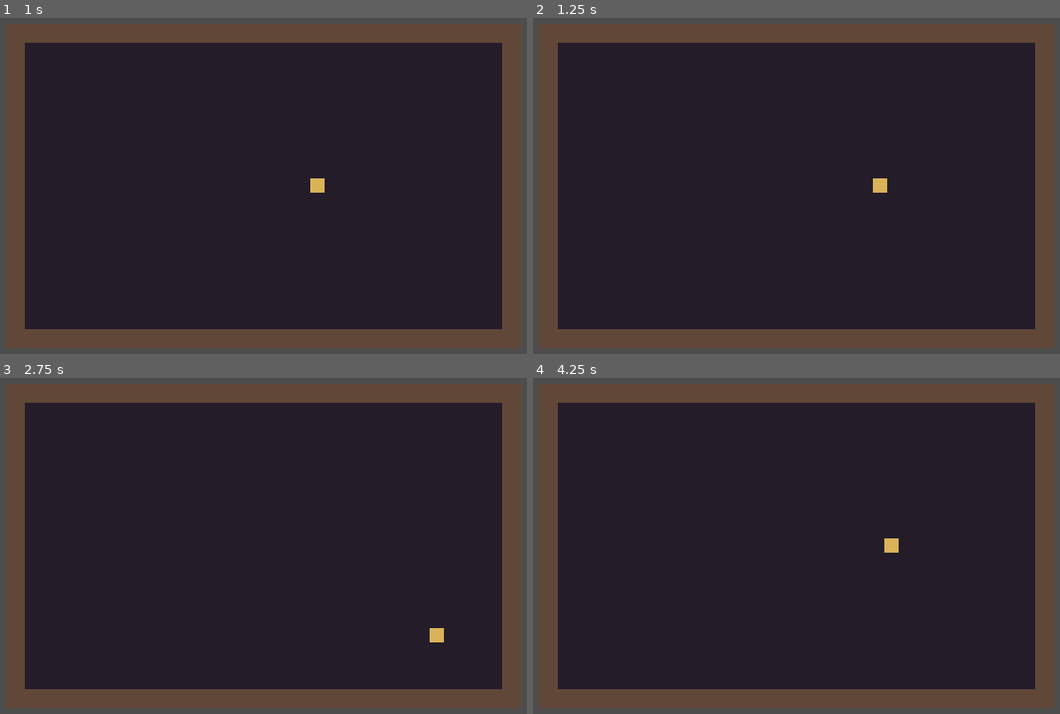
Above: before the commit, frames 1-4 (two rows, left to right).
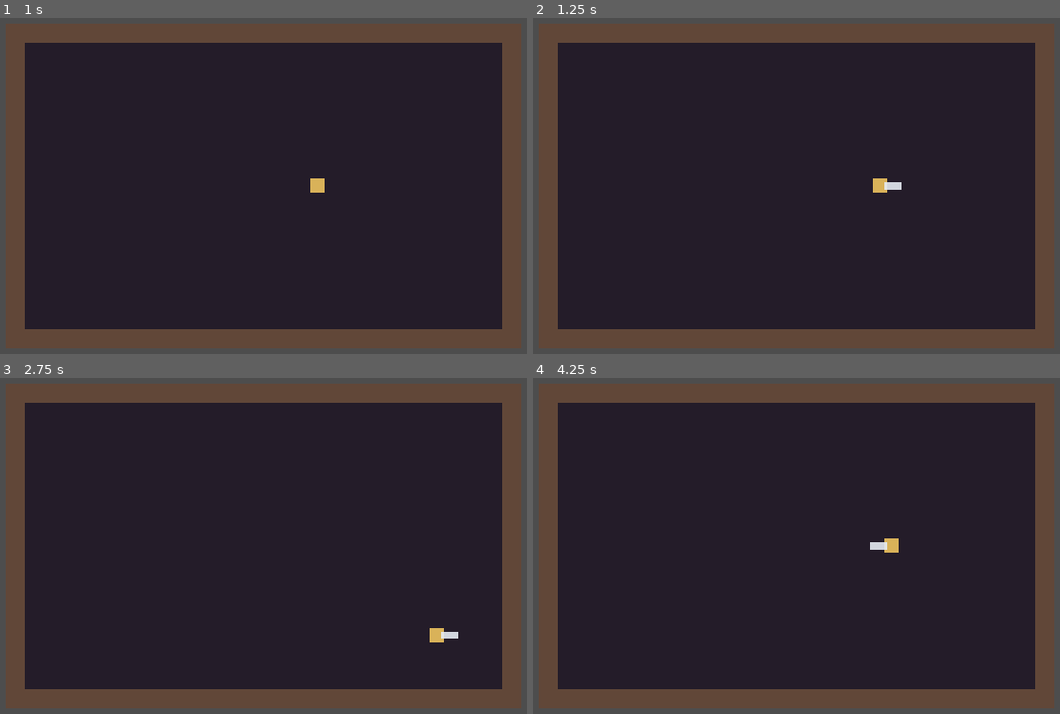
Above: after the commit, the same moments.

Repository: IAmdeGroot/software-factory
Game: Godot game, scene res://scenes/main.tscn
Two runs of this game, one before a commit and one after it. Both use one fixed random seed, a clock stepped at 60 frames per second and the inputs below.
Inputs:
- Up to frame 1 (1 s): tap Enter at 0.5 s; hold Right (ui_right) from 0.53 s (still down); hold J from 0.53 s (still down)
- Up to frame 2 (1.25 s): keep holding Right (ui_right); keep holding J
- Up to frame 3 (2.75 s): release Right (ui_right) at 1.28 s; release J at 1.28 s; hold Down (ui_down) 1.28-2.03 s; tap J at 1.35 s; hold Right (ui_right) from 2.03 s (still down); hold J from 2.03 s (still down)
- Up to frame 4 (4.25 s): release Right (ui_right) at 2.78 s; release J at 2.78 s; hold Up (ui_up) 2.78-3.53 s; tap J at 2.85 s; hold Left (ui_left) from 3.53 s (still down); hold J from 3.53 s (still down)

Frame 1 is identical in both runs. In frame 2, less than 0.1% of the frame differs, in the area x 66-70%, y 48-52%; in frame 3, less than 0.1%; in frame 4, less than 0.1%.

Commit message:
DUNGEON-004: add nail-like melee in the facing direction.
The player keeps a facing vector from movement. J swings a short Area2D
hitbox that way, then recovers so it cannot be a hold-to-spam beam.

Co-authored-by: IAmdeGroot <IAmdeGroot@users.noreply.github.com>

Diff:
--- a/examples/dark-dungeon/scenes/player.tscn
+++ b/examples/dark-dungeon/scenes/player.tscn
@@ -1,9 +1,12 @@
-[gd_scene load_steps=3 format=3 uid="uid://darkdungeonplayer002"]
+[gd_scene load_steps=4 format=3 uid="uid://darkdungeonplayer002"]
 
 [ext_resource type="Script" path="res://scripts/player.gd" id="1_player"]
 
 [sub_resource type="RectangleShape2D" id="RectangleShape2D_body"]
 size = Vector2(24, 24)
+
+[sub_resource type="RectangleShape2D" id="NailHit"]
+size = Vector2(28, 16)
 
 [node name="Player" type="CharacterBody2D"]
 script = ExtResource("1_player")
@@ -17,3 +20,19 @@
 
 [node name="CollisionShape2D" type="CollisionShape2D" parent="."]
 shape = SubResource("RectangleShape2D_body")
+
+[node name="Nail" type="Area2D" parent="."]
+monitoring = false
+monitorable = true
+
+[node name="Visible" type="ColorRect" parent="Nail"]
+visible = false
+offset_left = 8.0
+offset_top = -6.0
+offset_right = 36.0
+offset_bottom = 6.0
+color = Color(0.9, 0.92, 0.95, 0.9)
+
+[node name="CollisionShape2D" type="CollisionShape2D" parent="Nail"]
+position = Vector2(22, 0)
+shape = SubResource("NailHit")
--- a/examples/dark-dungeon/scripts/player.gd
+++ b/examples/dark-dungeon/scripts/player.gd
@@ -1,9 +1,24 @@
 extends CharacterBody2D
 
 const SPEED := 200.0
+const RECOVER := 0.28
+const NAIL_ACTIVE := 0.12
+
+var facing := Vector2.RIGHT
+var recover := 0.0
+var nail_active := 0.0
+
+@onready var nail: Area2D = $Nail
+@onready var nail_visible: ColorRect = $Nail/Visible
 
 
-func _physics_process(_delta: float) -> void:
+func _physics_process(delta: float) -> void:
+	recover = maxf(0.0, recover - delta)
+	if nail_active > 0.0:
+		nail_active = maxf(0.0, nail_active - delta)
+		if nail_active == 0.0:
+			_sheathe()
+
 	var direction := Input.get_vector("ui_left", "ui_right", "ui_up", "ui_down")
 	if Input.is_physical_key_pressed(KEY_A):
 		direction.x -= 1.0
@@ -13,5 +28,25 @@
 		direction.y -= 1.0
 	if Input.is_physical_key_pressed(KEY_S):
 		direction.y += 1.0
-	velocity = direction.limit_length(1.0) * SPEED
+	direction = direction.limit_length(1.0)
+	if direction.length() > 0.05:
+		facing = direction.normalized()
+	nail.rotation = facing.angle()
+
+	if recover <= 0.0 and Input.is_physical_key_pressed(KEY_J):
+		_swing()
+
+	velocity = direction * SPEED
 	move_and_slide()
+
+
+func _swing() -> void:
+	recover = RECOVER
+	nail_active = NAIL_ACTIVE
+	nail.monitoring = true
+	nail_visible.visible = true
+
+
+func _sheathe() -> void:
+	nail.monitoring = false
+	nail_visible.visible = false
Not shown, changed: docs/work-graph/backlog.md
Not shown, changed: docs/work-graph/beads/DUNGEON-004.md
Not shown, changed: examples/dark-dungeon/README.md
Not shown, added: examples/dark-dungeon/tests/test_melee.py
